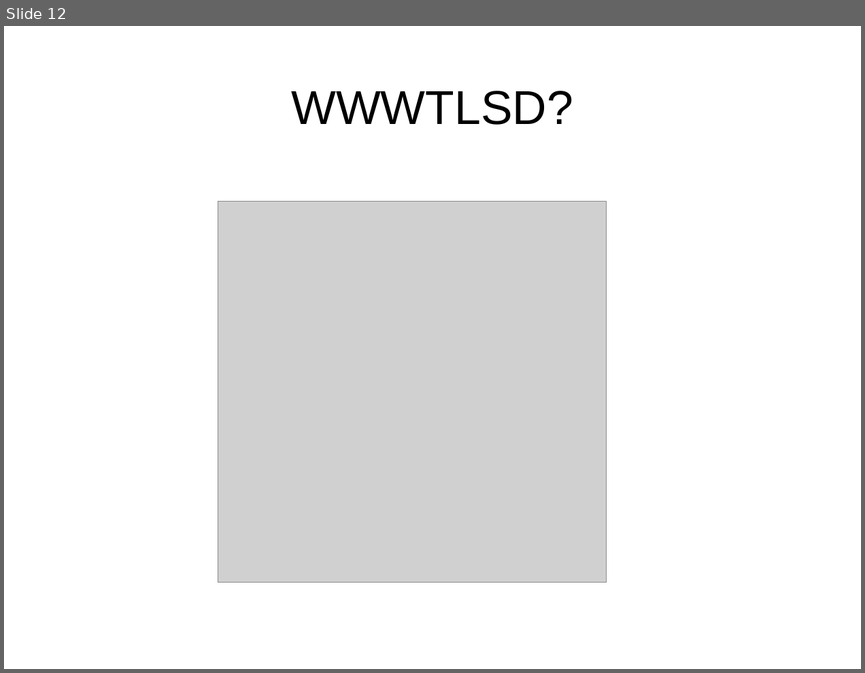
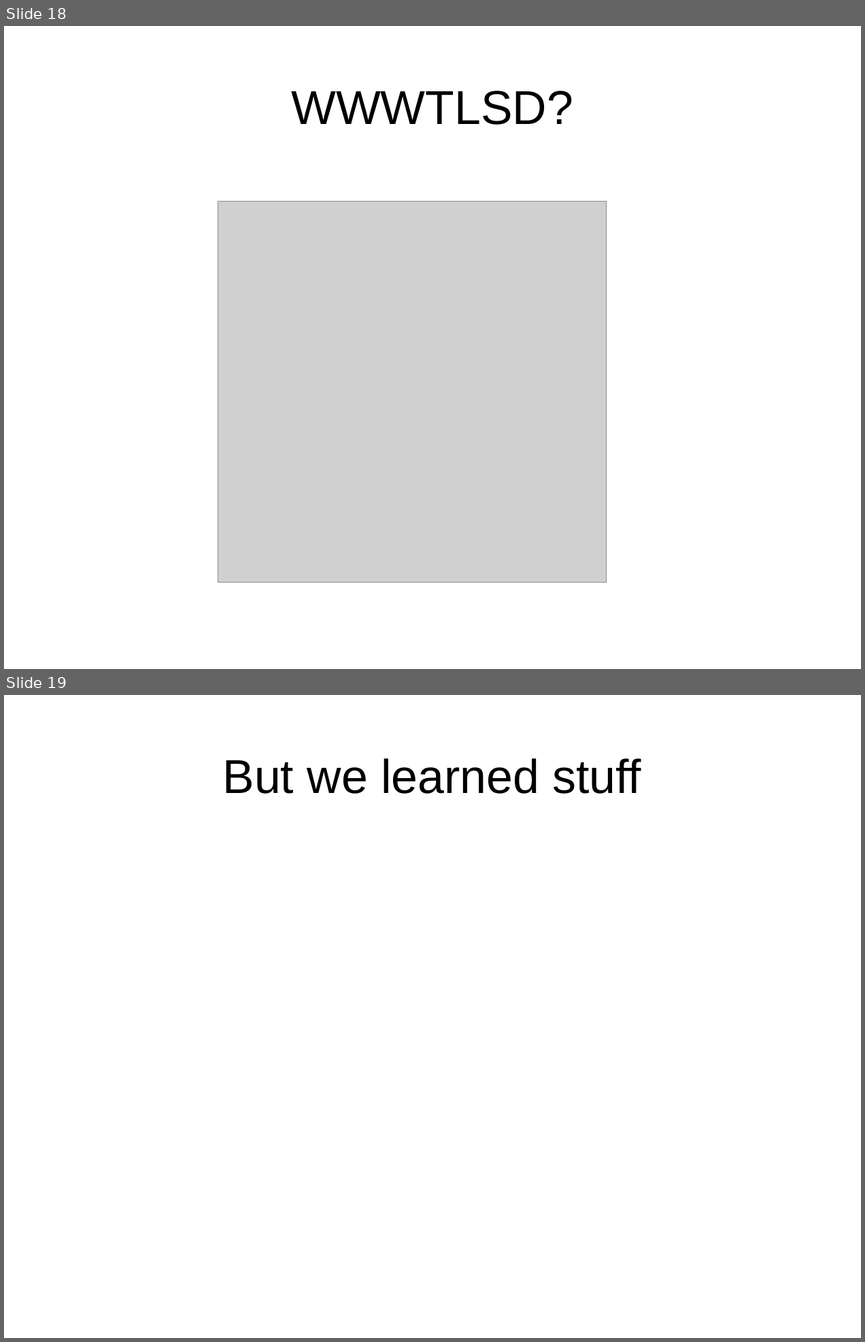
Before and after one commit to philtomson/OSBridge2012Talk, a slide deck: OSBridge2012.odp. Shown one above the other, each under a label of ours: slide 12 before the commit, slides 18 and 19 after it. The pictures are 865x673 and 865x1342 pixels, drawn with LibreOffice and Linux fonts; fonts in the diff are those of the drawing; grey boxes stand for pictures. Boxes give left, top, right and bottom in pixels: in the first picture for what was removed or moved away, otherwise in the second. Text is boxed around its words. In the diff, an @@ line names an element or a change of style, - is before the commit and + after.

```diff
--- a/OSBridge2012.odp
+++ b/OSBridge2012.odp
@@ slide 19 added at box(4, 695, 861, 1338), background #FFFFFF @@
@@ title added at box(223, 758, 641, 794), 44 pt, text #000000 @@
+But we learned stuff
@@ what was slide 12 is now slide 18 @@
```
Also in this commit, not shown: 8 slides changed, 6 other slides added.
